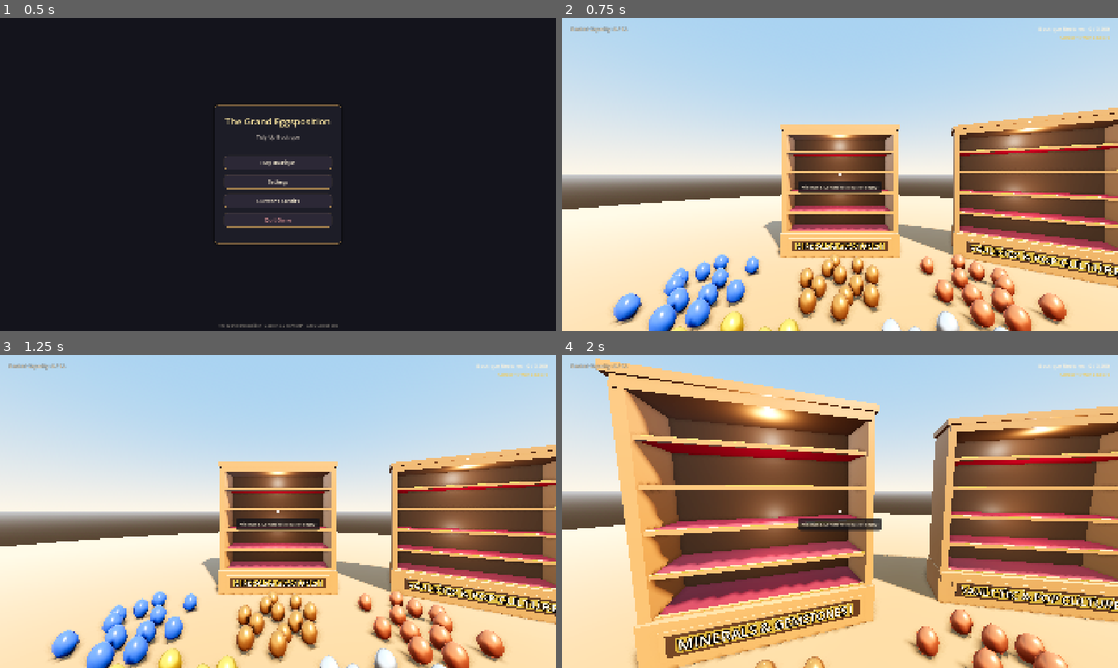
Above: before the commit, frames 1-4 (two rows, left to right).
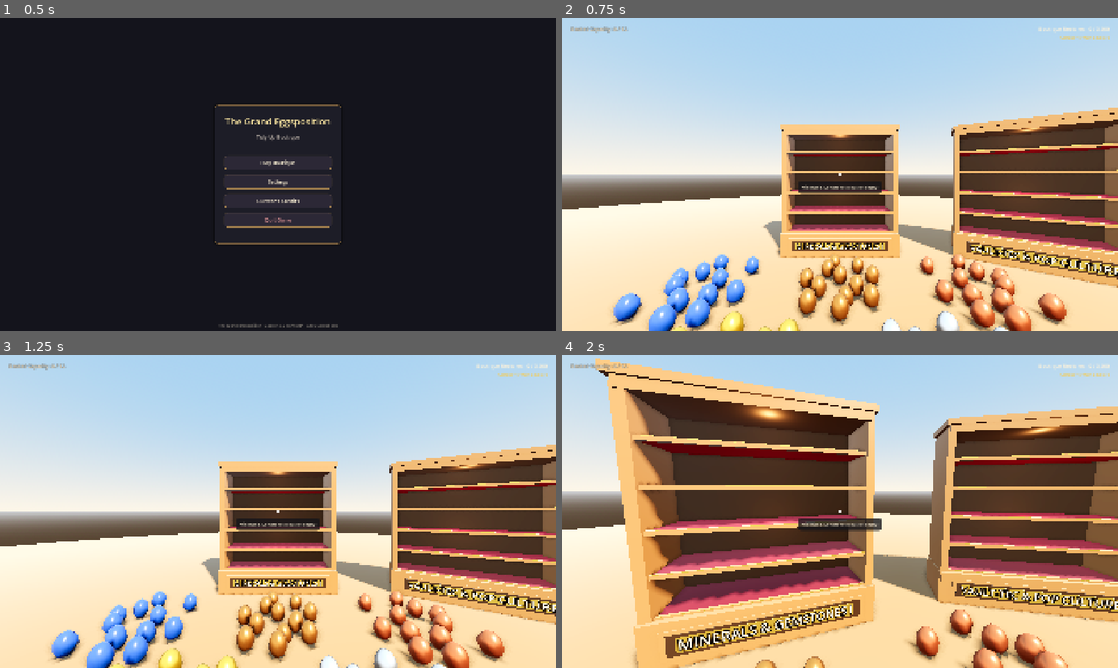
Above: after the commit, the same moments.

Repository: JS-Marinn/the-grand-eggsposition
Game: Godot game, scene res://scenes/ui/main_menu.tscn
Two runs of this game, one before a commit and one after it. Both use one fixed random seed, a clock stepped at 60 frames per second and the inputs below.
Inputs (mouse positions are in pixels of both pictures, inside the frame that each line leads up to):
- Up to frame 1 (0.5 s): no input
- Up to frame 2 (0.75 s): click "Play Boutique" at 0.5 s
- Up to frame 3 (1.25 s): no input
- Up to frame 4 (2 s): tap Enter at 1.25 s; move the mouse to (867, 511) at 1.27 s; press the mouse at (867, 511) at 1.28 s; hold W (move_forward) from 1.28 s (still down); tap Space at 1.52, 1.82 s

Frame 1 is identical in both runs. In frame 2, 6.3% of the frame differs, in the area x 28-100%, y 30-100%; in frame 3, 6.3%; in frame 4, 17%, in the area x 11-100%, y 8-100%.

Commit message:
fix(visuals): harmonize shelf and floor egg materials and balance showcase lighting to maintain identical appearance

Diff:
--- a/assets/shaders/showcase_egg.gdshader
+++ b/assets/shaders/showcase_egg.gdshader
@@ -2,33 +2,18 @@
 render_mode blend_mix, depth_draw_opaque, cull_back, diffuse_burley, specular_schlick_ggx;
 
 varying vec4 custom_pbr;
-varying float local_y;
 
 void vertex() {
 	// INSTANCE_CUSTOM: r = roughness, g = metallic, b = specular, a = emission_energy
 	custom_pbr = INSTANCE_CUSTOM;
-	local_y = VERTEX.y;
 }
 
 void fragment() {
-	vec3 base_col = COLOR.rgb;
-
-	// Stylized vertical gradient: [-0.15, 0.15] -> [0.0, 1.0]
-	// Subtly darkens bottom by 8% (grounding into velvet cushion) and brightens top by 6% (soft keylight)
-	float h = clamp((local_y + 0.15) / 0.30, 0.0, 1.0);
-	vec3 styled_albedo = base_col * mix(0.92, 1.06, h);
-
-	// Stylized metal rim sheen (when metallic > 0.5)
-	if (custom_pbr.g > 0.5) {
-		float fresnel = pow(1.0 - clamp(dot(NORMAL, VIEW), 0.0, 1.0), 3.0);
-		styled_albedo = mix(styled_albedo, styled_albedo * 1.35, fresnel * 0.45 * custom_pbr.g);
-	}
-
-	ALBEDO = styled_albedo;
+	ALBEDO = COLOR.rgb;
 	ROUGHNESS = custom_pbr.r;
 	METALLIC = custom_pbr.g;
 	SPECULAR = custom_pbr.b;
 	if (custom_pbr.a > 0.01) {
-		EMISSION = base_col * custom_pbr.a;
+		EMISSION = COLOR.rgb * custom_pbr.a;
 	}
 }
--- a/scenes/atrium/showcase_unit.tscn
+++ b/scenes/atrium/showcase_unit.tscn
@@ -64,18 +64,18 @@
 [node name="DisplayLight_Upper" type="OmniLight3D" parent="."]
 transform = Transform3D(1, 0, 0, 0, 1, 0, 0, 0, 1, 0, 2.45, 0.18)
 light_color = Color(1, 0.95, 0.88, 1)
-light_energy = 0.35
-light_specular = 0.4
+light_energy = 0.05
+light_specular = 0.0
 omni_range = 2.2
-omni_attenuation = 1.8
+omni_attenuation = 2.0
 
 [node name="DisplayLight_Lower" type="OmniLight3D" parent="."]
 transform = Transform3D(1, 0, 0, 0, 1, 0, 0, 0, 1, 0, 1.30, 0.18)
 light_color = Color(1, 0.95, 0.88, 1)
-light_energy = 0.25
-light_specular = 0.3
+light_energy = 0.05
+light_specular = 0.0
 omni_range = 1.8
-omni_attenuation = 1.8
+omni_attenuation = 2.0
 
 [node name="InteractionArea" type="Area3D" parent="."]
 transform = Transform3D(1, 0, 0, 0, 1, 0, 0, 0, 1, 0, 1.40, 0)
--- a/scripts/environment/egg_actor.gd
+++ b/scripts/environment/egg_actor.gd
@@ -59,11 +59,6 @@
 				mat.albedo_texture = egg_data.albedo_texture
 			mat.roughness = egg_data.roughness
 			mat.metallic = egg_data.metallic
-			if egg_data.metallic > 0.5:
-				mat.metallic_specular = 0.95
-				mat.rim_enabled = true
-				mat.rim = 0.45
-				mat.rim_tint = 0.75
 		mesh_instance.material_override = mat
 
 	# Reuse existing collision shape or create collision capsule
--- a/scripts/environment/showcase_unit.gd
+++ b/scripts/environment/showcase_unit.gd
@@ -668,7 +668,7 @@
 		var egg_col: Color = egg_info.albedo_color if egg_info else Color(0.15, 0.35, 0.75)
 		var roughness: float = egg_info.roughness if egg_info else 0.3
 		var metallic: float = egg_info.metallic if egg_info else 0.0
-		var specular: float = 0.9 if metallic > 0.5 else 0.5
+		var specular: float = 0.5
 		var emission: float = egg_info.emission_energy if egg_info else 0.0
 		var custom_data: Color = Color(roughness, metallic, specular, emission)
 		var is_custom: bool = (egg_info != null and (egg_info.custom_scene != null or egg_info.custom_mesh != null))
--- a/scripts/resources/egg_resource.gd
+++ b/scripts/resources/egg_resource.gd
@@ -63,11 +63,6 @@
 		mat.albedo_texture = albedo_texture
 	mat.roughness = roughness
 	mat.metallic = metallic
-	if metallic > 0.5:
-		mat.metallic_specular = 0.95
-		mat.rim_enabled = true
-		mat.rim = 0.45
-		mat.rim_tint = 0.75
 	if emission_energy > 0.0:
 		mat.emission_enabled = true
 		mat.emission = emission_color
